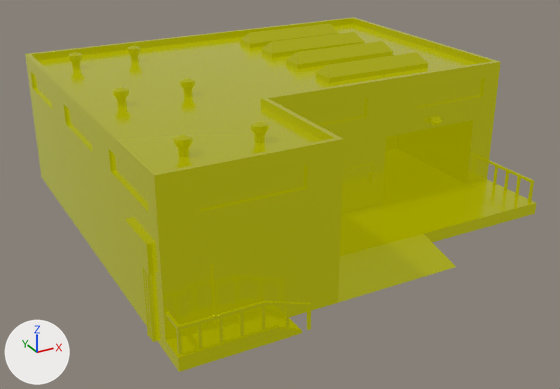
One commit to the glTF model public/models/industry-warehouse.glb: the scene before it, then after it.
Rendered twice from a 50 mm camera at (-15.1, -27.0, 14.0) aimed at (-0.8, -0.9, 1.0). The lights are fixed; the arrows at lower left show +X, +Y and +Z. Where no turn or scale is listed for an object, it has been applied to the vertices.

Objects in the first picture: 'industry-warehouse'.
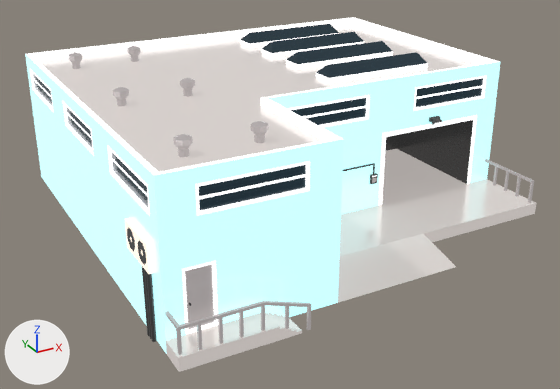
Edits to the scene script, one JSON object a line:
```json
{"op": "add", "block": "img_base", "code": ["img_base = load_image('base', '_unpacked/base', 1024, 1024, 'sRGB')"]}
{"op": "add", "block": "mat_lowpoly_colors_001", "code": ["mat_lowpoly_colors_001 = bpy.data.materials.new('LOWPOLY-COLORS.001')", "# uses the picture img_base"]}
{"block": "me_industry_warehouse", "where": "me_industry_warehouse.from_pydata(...)  # 1003 vertices, 1772 faces; spans x -8.8..8.8, y -9.0..8.5, z 0.0..6.3"}
{"op": "remove", "block": "me_industry_warehouse", "code": "me_industry_warehouse.materials.append(mat_lowpoly_colors)"}
{"op": "add", "block": "me_industry_warehouse", "code": "me_industry_warehouse.materials.append(mat_lowpoly_colors_001)"}
```

Location of each change, (x1, y1, x2, y2) in pixels of the pictures (560 x 389 px):
```json
{"object": "industry-warehouse", "change": "recoloured", "before": [25, 17, 536, 372], "after": [25, 17, 536, 372]}
```
